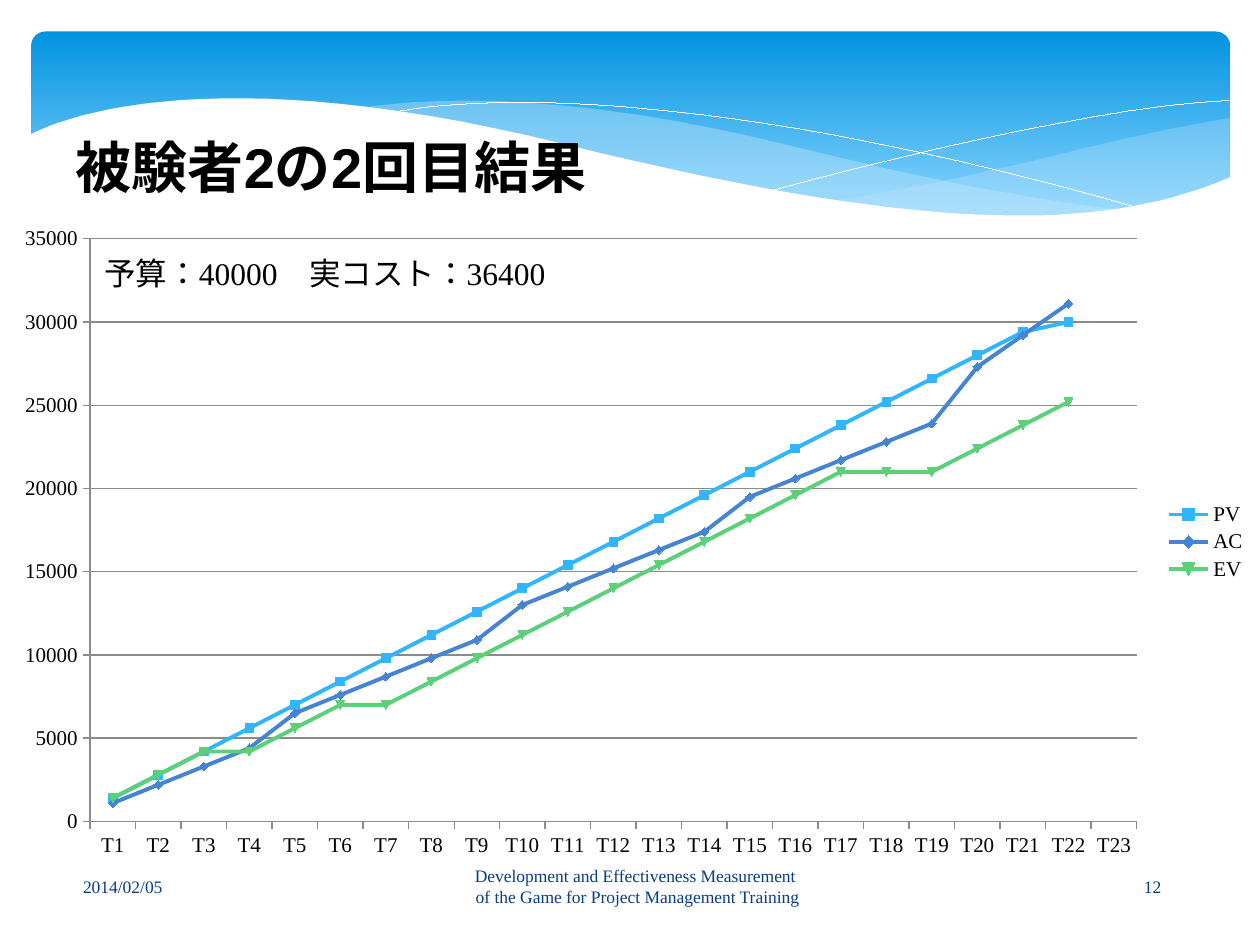
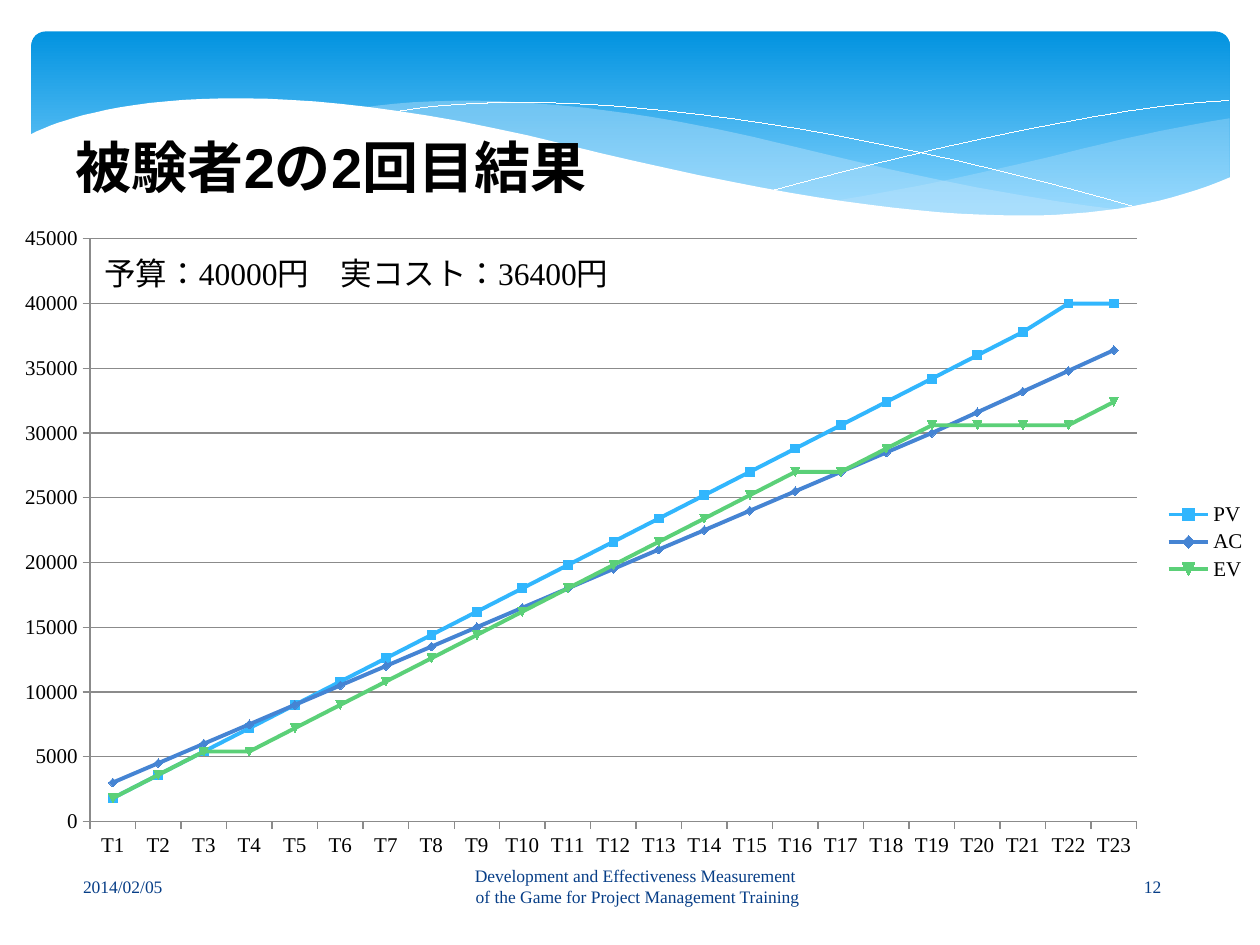
Before and after one commit to keimatsui/kadai, a slide deck: slide 12 of 卒業論文/2012/HTET MYET MUN WIN/卒論発表プレゼン.pptx. Drawn at 1260x945 pixels with LibreOffice and Linux fonts; fonts in the diff are those of the drawing. Boxes give left, top, right and bottom in pixels: in the first picture for what was removed or moved away, otherwise in the second. Text is boxed around its words. In the diff, an @@ line names an element or a change of style, - is before the commit and + after.

```diff
--- a/卒業論文/2012/HTET MYET MUN WIN/卒論発表プレゼン.pptx
+++ b/卒業論文/2012/HTET MYET MUN WIN/卒論発表プレゼン.pptx
@@ line chart at (0, 214, 1260, 869) @@
-PV: 1000, 3000, 4000, 6000, 7000, 8000, 10000, 11000, 13000, 14000, 15000, 17000, 18000, 20000, 21000, 22000, 24000, 25000, 27000, 28000, 29000, 30000, -
+PV: 2000, 4000, 5000, 7000, 9000, 11000, 13000, 14000, 16000, 18000, 20000, 22000, 23000, 25000, 27000, 29000, 31000, 32000, 34000, 36000, 38000, 40000, 40000
-AC: 1000, 2000, 3000, 4000, 6000, 8000, 9000, 10000, 11000, 13000, 14000, 15000, 16000, 17000, 20000, 21000, 22000, 23000, 24000, 27000, 29000, 31000, -
+AC: 3000, 4000, 6000, 8000, 9000, 10000, 12000, 14000, 15000, 16000, 18000, 20000, 21000, 22000, 24000, 26000, 27000, 28000, 30000, 32000, 33000, 35000, 36000
-EV: 1000, 3000, 4000, 4000, 6000, 7000, 7000, 8000, 10000, 11000, 13000, 14000, 15000, 17000, 18000, 20000, 21000, 21000, 21000, 22000, 24000, 25000, -
+EV: 2000, 4000, 5000, 5000, 7000, 9000, 11000, 13000, 14000, 16000, 18000, 20000, 22000, 23000, 25000, 27000, 27000, 29000, 31000, 31000, 31000, 31000, 32000
@@ text at (104, 258, 609, 288): text changed @@
-予算：40000 実コスト：36400
+予算：40000円 実コスト：36400円
```
Also in this commit, not shown: 3 other slides changed.
